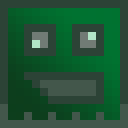
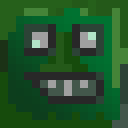
Before/after of a (128, 128) layered artwork. What changed in the layer stack:
added layer "Layer 0" above "Layer 1" over (x1=0, y1=0, x2=128, y2=128)
